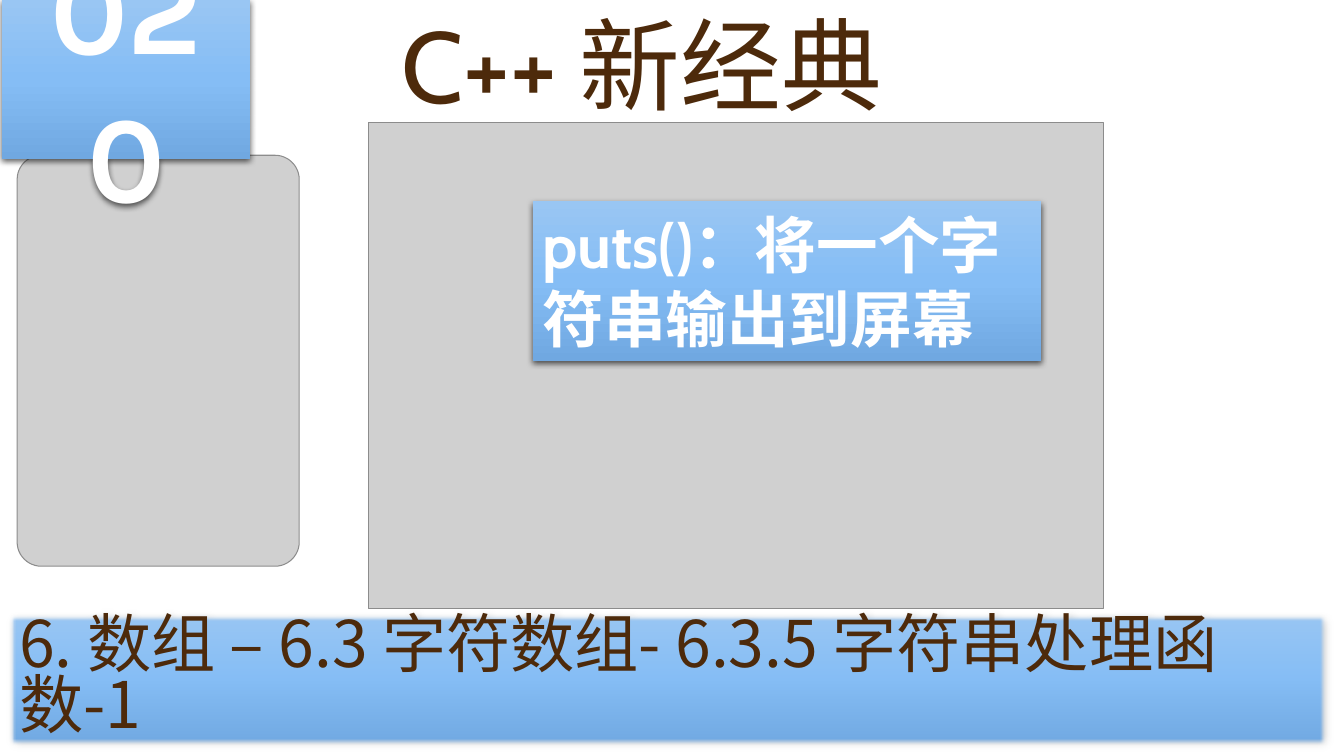
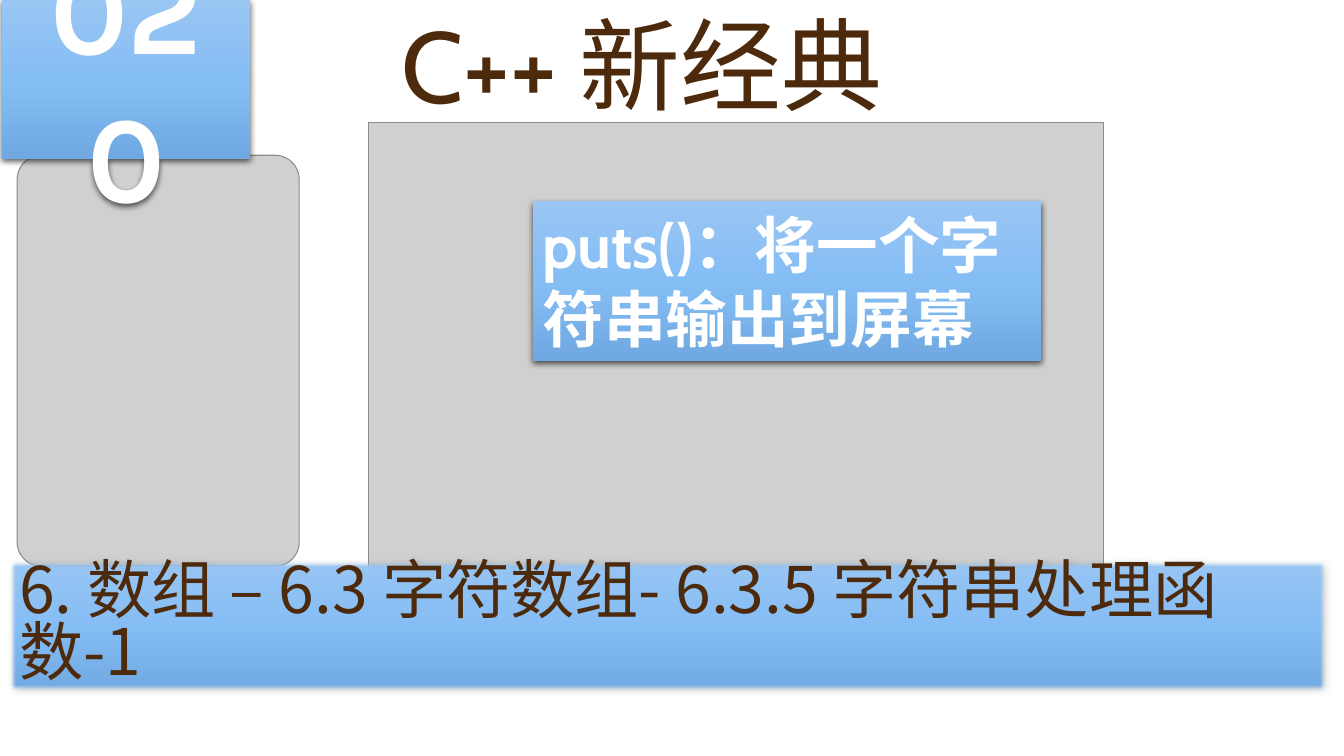
Before and after one commit to yasenstar/learn_cpp, a slide deck: slide 20 of cpp_new/C++ 新经典.pptx. Drawn at 1344x756 pixels with LibreOffice and Linux fonts; fonts in the diff are those of the drawing; grey boxes stand for pictures; background and template pictures are left out. Boxes give left, top, right and bottom in pixels: in the first picture for what was removed or moved away, otherwise in the second. Text is boxed around its words. In the diff, an @@ line names an element or a change of style, - is before the commit and + after.

```diff
--- a/cpp_new/C++ 新经典.pptx
+++ b/cpp_new/C++ 新经典.pptx
@@ rectangle "6. 数组 – 6.3 字符数组- ...": place and size @@
-rectangle "6. 数组 – 6.3 字符数组- ..." at box(9, 614, 1326, 744)
+rectangle "6. 数组 – 6.3 字符数组- ..." at box(9, 561, 1326, 691)
```
Also in this commit, not shown: 3 other slides changed, 1 other file.
